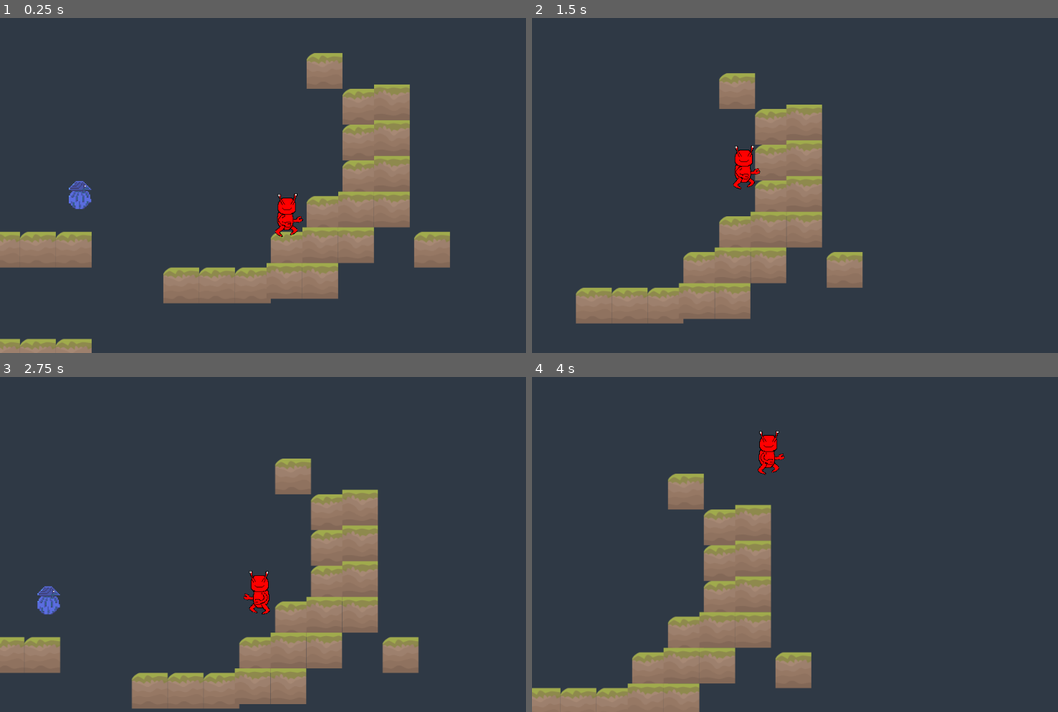
Above: before the commit, frames 1-4 (two rows, left to right).
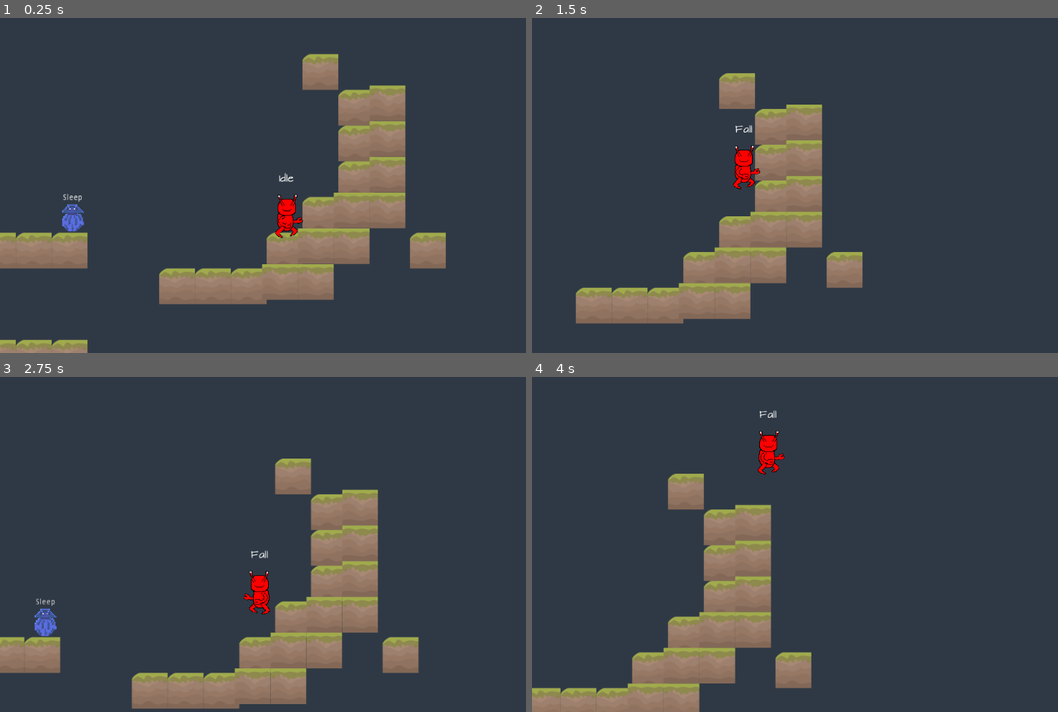
Above: after the commit, the same moments.

Repository: Alhrath/babelito
Game: Godot game, scene res://src/level/0.tscn
Two runs of this game, one before a commit and one after it. Both use one fixed random seed, a clock stepped at 60 frames per second and the inputs below. The engine's default icon, where the game draws it, is replaced by a stand-in: a white triangle on a blue panel in a dark square.
Inputs:
- Up to frame 1 (0.25 s): no input
- Up to frame 2 (1.5 s): hold F (throw) 0.53-1.28 s; hold D (move_right) from 0.53 s (still down); tap W (jump) at 0.77, 0.8, 1.07, 1.35 s
- Up to frame 3 (2.75 s): tap W (jump) at 1.52, 1.82, 2.3 s; tap F (throw) at 1.55 s; release D (move_right) at 2.03 s; hold A (move_left) from 2.03 s (still down); hold F (throw) from 2.03 s (still down)
- Up to frame 4 (4 s): release A (move_left) at 2.78 s; release F (throw) at 2.78 s; hold D (move_right) from 2.78 s (still down); tap F (throw) at 2.85 s; tap W (jump) at 3.02, 3.32 s; hold W (jump) from 3.53 s (still down)

The runs differ from the first frame. In frame 1, 4.1% of the frame differs, in the area x 0-86%, y 10-100%; in frame 2, less than 0.1%; in frame 3, 0.6%; in frame 4, less than 0.1%.

Commit message:
Corrections + State-text
Addition of State text and corrections for different signals/camera settings/etc.

Diff:
--- /dev/null
+++ b/Babelito/src/asset/font/architect-s-daughter/ArchitectsDaughter32.tres
@@ -0,0 +1,6 @@
+[gd_resource type="DynamicFont" load_steps=2 format=2]
+
+[ext_resource path="res://src/asset/font/architect-s-daughter/ArchitectsDaughter.ttf" type="DynamicFontData" id=1]
+
+[resource]
+font_data = ExtResource( 1 )
--- a/Babelito/src/engine/singleton/StateMachine.gd
+++ b/Babelito/src/engine/singleton/StateMachine.gd
@@ -1,6 +1,8 @@
 extends Node
 
 class_name StateMachine
+
+signal state_changed(new_state, old_state)
 
 var state = null setget set_state
 var previous_state = null
@@ -8,7 +10,9 @@
 
 onready var parent = get_parent()
 
+
 func _physics_process(delta):
+
 	if state != null:
 		_state_logic(delta)
 		var transition = _get_transition(delta)
@@ -31,10 +35,13 @@
 	previous_state = state
 	state = new_state
 
+
 	if previous_state != null:
 		_exit_state(previous_state, new_state)
 	if new_state != null:
 		_enter_state(new_state, previous_state)
 
+	emit_signal("state_changed", new_state, previous_state)
+
 func add_state(state_name):
 	states[state_name] = states.size()
--- a/Babelito/src/entity/enemy/SleepingBall/SleepingBall.gd
+++ b/Babelito/src/entity/enemy/SleepingBall/SleepingBall.gd
@@ -1,8 +1,13 @@
 extends KinematicBody2D
 
 const SLOPE_STOP_THRESHOLD = 64
+signal health_updated(health)
+############
+signal grounded_updated(is_grounded)
+signal killed()
+############
 
-onready var anim_player = $Body/SleepingBallRig/AnimationPlayer
+onready var anim_sb = $Body/SleepingBallRig/AnimationPlayer
 onready var hitbox = $Hitbox
 onready var effects_animation = $Body/SleepingBallRig/EffectsAnimation
 onready var invulnerability_timer = $InvulnerabilityTimer
@@ -10,7 +15,7 @@
 export (float) var max_health = 100
 onready var health = max_health setget _set_health
 
-var move_speed = 5 * Globals.UNIT_SIZE
+var move_speed = 3 * Globals.UNIT_SIZE
 var velocity = Vector2()
 var move_direction
 
@@ -59,3 +64,28 @@
 
 func _on_InvulnerabilityTimer_timeout():
 	effects_animation.play("sleepingballrest")
+###############
+func _should_turn():
+	pass
+func _should_chase():
+	pass
+func _should_sleep():
+	pass
+func turn():
+	pass
+func _chase_player():
+	move_local_x(get_node("../Player").position, move_speed)
+func _stop():
+	pass
+func _apply_velocity():
+	pass
+#	move_direction = -(Vector2(move_speed,0)) + (Vector2(-move_speed,0))
+#	velocity.x = lerp(velocity.x, move_speed * move_direction, _get_h_weight())
+#	if move_direction != 0:
+#		$Body.scale.x = move_direction
+func _should_attack():
+	pass
+func attack():
+	pass
+func _get_h_weight():
+	return 0.2 if is_grounded else 0.1
--- a/Babelito/src/entity/enemy/SleepingBall/SleepingBall.tscn
+++ b/Babelito/src/entity/enemy/SleepingBall/SleepingBall.tscn
@@ -1,8 +1,9 @@
-[gd_scene load_steps=6 format=2]
+[gd_scene load_steps=8 format=2]
 
 [ext_resource path="res://src/entity/enemy/SleepingBall/SleepingBall.gd" type="Script" id=1]
 [ext_resource path="res://src/entity/enemy/SleepingBall/SleepingBallRig.tscn" type="PackedScene" id=2]
 [ext_resource path="res://src/entity/player/Hitbox.gd" type="Script" id=3]
+[ext_resource path="res://src/entity/enemy/SleepingBall/SleepingBallSM.gd" type="Script" id=4]
 
 [sub_resource type="CapsuleShape2D" id=1]
 radius = 21.1896
@@ -11,12 +12,16 @@
 [sub_resource type="RectangleShape2D" id=2]
 extents = Vector2( 10.8787, 24.1626 )
 
+[sub_resource type="CircleShape2D" id=3]
+radius = 342.037
+
 [node name="SleepingBall" type="KinematicBody2D"]
 collision_layer = 0
 collision_mask = 3
 script = ExtResource( 1 )
 
 [node name="StateMachine" type="Node" parent="."]
+script = ExtResource( 4 )
 
 [node name="Body" type="Node2D" parent="."]
 
@@ -44,4 +49,25 @@
 __meta__ = {
 "_edit_lock_": true
 }
+
+[node name="DetectionArea" type="Area2D" parent="."]
+__meta__ = {
+"_edit_lock_": true
+}
+
+[node name="CollisionShape2D" type="CollisionShape2D" parent="DetectionArea"]
+shape = SubResource( 3 )
+
+[node name="StateLabel" type="Label" parent="."]
+margin_left = -20.0
+margin_top = -40.0
+margin_right = 20.0
+margin_bottom = -26.0
+text = "XXX"
+align = 1
+valign = 1
+autowrap = true
+__meta__ = {
+"_edit_use_anchors_": false
+}
 [connection signal="timeout" from="InvulnerabilityTimer" to="." method="_on_InvulnerabilityTimer_timeout"]
--- a/Babelito/src/entity/enemy/SleepingBall/SleepingBallFlash.tres
+++ /dev/null
@@ -1,18 +0,0 @@
-[gd_resource type="Animation" format=2]
-
-[resource]
-resource_name = "sleepingballflash"
-length = 0.2
-loop = true
-tracks/0/type = "value"
-tracks/0/path = NodePath(".:visible")
-tracks/0/interp = 1
-tracks/0/loop_wrap = true
-tracks/0/imported = false
-tracks/0/enabled = true
-tracks/0/keys = {
-"times": PoolRealArray( 0, 0.1, 0.2 ),
-"transitions": PoolRealArray( 1, 1, 1 ),
-"update": 1,
-"values": [ true, false, true ]
-}
--- a/Babelito/src/entity/enemy/SleepingBall/SleepingBallRig.tscn
+++ b/Babelito/src/entity/enemy/SleepingBall/SleepingBallRig.tscn
@@ -2,9 +2,6 @@
 
 [ext_resource path="res://src/entity/enemy/SleepingBall/attack.png" type="Texture" id=1]
 [ext_resource path="res://src/entity/enemy/SleepingBall/boule-walkDLUR.png" type="Texture" id=2]
-[ext_resource path="res://src/entity/enemy/SleepingBall/SleepingBalldamage.tres" type="Animation" id=3]
-[ext_resource path="res://src/entity/enemy/SleepingBall/SleepingBallFlash.tres" type="Animation" id=4]
-[ext_resource path="res://src/entity/enemy/SleepingBall/sleepingballrest.tres" type="Animation" id=5]
 
 [sub_resource type="Animation" id=1]
 resource_name = "attack"
@@ -218,10 +215,10 @@
 tracks/0/imported = false
 tracks/0/enabled = true
 tracks/0/keys = {
-"times": PoolRealArray( 0, 0.5 ),
-"transitions": PoolRealArray( 1, 1 ),
-"update": 1,
-"values": [ 13, 14 ]
+"times": PoolRealArray( 0 ),
+"transitions": PoolRealArray( 1 ),
+"update": 1,
+"values": [ 13 ]
 }
 tracks/1/type = "value"
 tracks/1/path = NodePath("Ball:scale")
@@ -232,8 +229,8 @@
 tracks/1/keys = {
 "times": PoolRealArray( 0, 0.5, 1 ),
 "transitions": PoolRealArray( 1, 1, 1 ),
-"update": 1,
-"values": [ Vector2( 2, 2 ), Vector2( 1.75, 1.75 ), Vector2( 2, 2 ) ]
+"update": 0,
+"values": [ Vector2( 2, 2 ), Vector2( 1.9, 1.9 ), Vector2( 2, 2 ) ]
 }
 tracks/2/type = "value"
 tracks/2/path = NodePath("Ball:position")
@@ -242,10 +239,10 @@
 tracks/2/imported = false
 tracks/2/enabled = true
 tracks/2/keys = {
-"times": PoolRealArray( 0, 0.5 ),
-"transitions": PoolRealArray( 1, 1 ),
-"update": 1,
-"values": [ Vector2( 0, 0 ), Vector2( 0, -3 ) ]
+"times": PoolRealArray( 0 ),
+"transitions": PoolRealArray( 1 ),
+"update": 1,
+"values": [ Vector2( 0, 0 ) ]
 }
 tracks/3/type = "value"
 tracks/3/path = NodePath("Attack2:visible")
@@ -272,14 +269,101 @@
 "values": [ false ]
 }
 
+[sub_resource type="Animation" id=4]
+resource_name = "sleepingballdamage"
+length = 0.2
+loop = true
+tracks/0/type = "value"
+tracks/0/path = NodePath(".:visible")
+tracks/0/interp = 1
+tracks/0/loop_wrap = true
+tracks/0/imported = false
+tracks/0/enabled = true
+tracks/0/keys = {
+"times": PoolRealArray( 0, 0.2 ),
+"transitions": PoolRealArray( 1, 1 ),
+"update": 1,
+"values": [ true, true ]
+}
+tracks/1/type = "value"
+tracks/1/path = NodePath(".:modulate")
+tracks/1/interp = 1
+tracks/1/loop_wrap = true
+tracks/1/imported = false
+tracks/1/enabled = true
+tracks/1/keys = {
+"times": PoolRealArray( 0, 0.1, 0.2 ),
+"transitions": PoolRealArray( 1, 1, 1 ),
+"update": 0,
+"values": [ Color( 1, 1, 1, 1 ), Color( 1, 0.313726, 0.313726, 1 ), Color( 1, 1, 1, 1 ) ]
+}
+
+[sub_resource type="Animation" id=5]
+resource_name = "sleepingballflash"
+length = 0.2
+loop = true
+tracks/0/type = "value"
+tracks/0/path = NodePath(".:visible")
+tracks/0/interp = 1
+tracks/0/loop_wrap = true
+tracks/0/imported = false
+tracks/0/enabled = true
+tracks/0/keys = {
+"times": PoolRealArray( 0, 0.1, 0.2 ),
+"transitions": PoolRealArray( 1, 1, 1 ),
+"update": 1,
+"values": [ true, false, true ]
+}
+tracks/1/type = "value"
+tracks/1/path = NodePath(".:modulate")
+tracks/1/interp = 1
+tracks/1/loop_wrap = true
+tracks/1/imported = false
+tracks/1/enabled = true
+tracks/1/keys = {
+"times": PoolRealArray( 0, 0.2 ),
+"transitions": PoolRealArray( 1, 1 ),
+"update": 0,
+"values": [ Color( 1, 1, 1, 1 ), Color( 1, 1, 1, 1 ) ]
+}
+
+[sub_resource type="Animation" id=6]
+resource_name = "sleepingballrest"
+length = 0.2
+loop = true
+tracks/0/type = "value"
+tracks/0/path = NodePath(".:visible")
+tracks/0/interp = 1
+tracks/0/loop_wrap = true
+tracks/0/imported = false
+tracks/0/enabled = true
+tracks/0/keys = {
+"times": PoolRealArray( 0 ),
+"transitions": PoolRealArray( 1 ),
+"update": 1,
+"values": [ true ]
+}
+tracks/1/type = "value"
+tracks/1/path = NodePath(".:modulate")
+tracks/1/interp = 1
+tracks/1/loop_wrap = true
+tracks/1/imported = false
+tracks/1/enabled = true
+tracks/1/keys = {
+"times": PoolRealArray( 0 ),
+"transitions": PoolRealArray( 1 ),
+"update": 0,
+"values": [ Color( 1, 1, 1, 1 ) ]
+}
+
 [node name="SleepingBallRig" type="Node2D"]
 
 [node name="Ball" type="Sprite" parent="."]
-scale = Vector2( 2, 2 )
+scale = Vector2( 1.91114, 1.91114 )
 texture = ExtResource( 2 )
 vframes = 3
 hframes = 9
-frame = 19
+frame = 13
 
 [node name="AnimationPlayer" type="AnimationPlayer" parent="."]
 anims/attack = SubResource( 1 )
@@ -303,6 +387,6 @@
 frame = 2
 
 [node name="EffectsAnimation" type="AnimationPlayer" parent="."]
-anims/sleepingballdamage = ExtResource( 3 )
-anims/sleepingballflash = ExtResource( 4 )
-anims/sleepingballrest = ExtResource( 5 )
+anims/sleepingballdamage = SubResource( 4 )
+anims/sleepingballflash = SubResource( 5 )
+anims/sleepingballrest = SubResource( 6 )
--- a/Babelito/src/entity/enemy/SleepingBall/SleepingBallSM.gd
+++ b/Babelito/src/entity/enemy/SleepingBall/SleepingBallSM.gd
@@ -1,4 +1,4 @@
-extends StateMachine
+extends "res://src/engine/singleton/StateMachine.gd"
 
 
 func _ready():
@@ -40,14 +40,21 @@
 	return null
 
 func _enter_state(new_state, old_state):
+	parent.get_node("StateLabel").text = states.keys()[new_state].capitalize()
 	match new_state:
 		states.sleep:
-			parent.animation_player.play("rest")
+			parent.anim_sb.play("rest")
 		states.chase:
-			parent.animation_player.play("chase")
+			parent.anim_sb.play("chase")
 		states.attack:
-			parent.animation_player.play("attack")
+			parent.anim_sb.play("attack")
 			parent.attack()
 
 func _exit_state(old_state, new_state):
 	pass
+##########################################
+func _on_DetectionArea_area_entered(area):
+	parent._physics_process(true) # Replace with function body.
+
+func _on_DetectionArea_area_exited(area):
+	parent._physics_process(false)
--- a/Babelito/src/entity/enemy/SleepingBall/SleepingBalldamage.tres
+++ /dev/null
@@ -1,30 +0,0 @@
-[gd_resource type="Animation" format=2]
-
-[resource]
-resource_name = "sleepingballdamage"
-length = 0.2
-loop = true
-tracks/0/type = "value"
-tracks/0/path = NodePath(".:modulate")
-tracks/0/interp = 1
-tracks/0/loop_wrap = true
-tracks/0/imported = false
-tracks/0/enabled = true
-tracks/0/keys = {
-"times": PoolRealArray( 0, 0.1, 0.2 ),
-"transitions": PoolRealArray( 1, 1, 1 ),
-"update": 1,
-"values": [ Color( 1, 1, 1, 1 ), Color( 1, 0.14902, 0.14902, 1 ), Color( 1, 1, 1, 1 ) ]
-}
-tracks/1/type = "value"
-tracks/1/path = NodePath(".:visible")
-tracks/1/interp = 1
-tracks/1/loop_wrap = true
-tracks/1/imported = false
-tracks/1/enabled = true
-tracks/1/keys = {
-"times": PoolRealArray( 0 ),
-"transitions": PoolRealArray( 1 ),
-"update": 1,
-"values": [ true ]
-}
--- a/Babelito/src/entity/enemy/SleepingBall/sleepingballrest.tres
+++ /dev/null
@@ -1,41 +0,0 @@
-[gd_resource type="Animation" format=2]
-
-[resource]
-resource_name = "rest"
-length = 0.2
-tracks/0/type = "value"
-tracks/0/path = NodePath(".:visible")
-tracks/0/interp = 1
-tracks/0/loop_wrap = true
-tracks/0/imported = false
-tracks/0/enabled = true
-tracks/0/keys = {
-"times": PoolRealArray( 0 ),
-"transitions": PoolRealArray( 1 ),
-"update": 1,
-"values": [ true ]
-}
-tracks/1/type = "value"
-tracks/1/path = NodePath(".:modulate")
-tracks/1/interp = 1
-tracks/1/loop_wrap = true
-tracks/1/imported = false
-tracks/1/enabled = true
-tracks/1/keys = {
-"times": PoolRealArray( 0 ),
-"transitions": PoolRealArray( 1 ),
-"update": 0,
-"values": [ Color( 1, 1, 1, 1 ) ]
-}
-tracks/2/type = "value"
-tracks/2/path = NodePath("Torso/Head:scale")
-tracks/2/interp = 1
-tracks/2/loop_wrap = true
-tracks/2/imported = false
-tracks/2/enabled = true
-tracks/2/keys = {
-"times": PoolRealArray( 0, 0.2 ),
-"transitions": PoolRealArray( 1, 1 ),
-"update": 0,
-"values": [ Vector2( 1, 1 ), Vector2( 1.1, 1.1 ) ]
-}
--- a/Babelito/src/entity/player/PlayerRig.tscn
+++ b/Babelito/src/entity/player/PlayerRig.tscn
@@ -1,10 +1,7 @@
 [gd_scene load_steps=13 format=2]
 
 [ext_resource path="res://src/entity/player/craby.png" type="Texture" id=1]
-[ext_resource path="res://src/entity/player/playerdamage.tres" type="Animation" id=2]
 [ext_resource path="res://src/entity/player/PlayerRig.gd" type="Script" id=3]
-[ext_resource path="res://src/entity/enemy/SleepingBall/SleepingBallFlash.tres" type="Animation" id=4]
-[ext_resource path="res://src/entity/enemy/SleepingBall/sleepingballrest.tres" type="Animation" id=5]
 
 [sub_resource type="GDScript" id=1]
 
@@ -1239,6 +1236,93 @@
 "values": [ Vector2( 11.2638, 0.695968 ), Vector2( 32.3769, 25.3765 ) ]
 }
 
+[sub_resource type="Animation" id=8]
+resource_name = "playerdamage"
+length = 0.2
+loop = true
+tracks/0/type = "value"
+tracks/0/path = NodePath(".:visible")
+tracks/0/interp = 1
+tracks/0/loop_wrap = true
+tracks/0/imported = false
+tracks/0/enabled = true
+tracks/0/keys = {
+"times": PoolRealArray( 0, 0.2 ),
+"transitions": PoolRealArray( 1, 1 ),
+"update": 1,
+"values": [ true, true ]
+}
+tracks/1/type = "value"
+tracks/1/path = NodePath(".:modulate")
+tracks/1/interp = 1
+tracks/1/loop_wrap = true
+tracks/1/imported = false
+tracks/1/enabled = true
+tracks/1/keys = {
+"times": PoolRealArray( 0, 0.1, 0.2 ),
+"transitions": PoolRealArray( 1, 1, 1 ),
+"update": 0,
+"values": [ Color( 1, 1, 1, 1 ), Color( 0.168627, 0.215686, 0.956863, 1 ), Color( 1, 1, 1, 1 ) ]
+}
+
+[sub_resource type="Animation" id=9]
+resource_name = "playerflash"
+length = 0.2
+loop = true
+tracks/0/type = "value"
+tracks/0/path = NodePath(".:visible")
+tracks/0/interp = 1
+tracks/0/loop_wrap = true
+tracks/0/imported = false
+tracks/0/enabled = true
+tracks/0/keys = {
+"times": PoolRealArray( 0, 0.1, 0.2 ),
+"transitions": PoolRealArray( 1, 1, 1 ),
+"update": 1,
+"values": [ true, false, true ]
+}
+tracks/1/type = "value"
+tracks/1/path = NodePath(".:modulate")
+tracks/1/interp = 1
+tracks/1/loop_wrap = true
+tracks/1/imported = false
+tracks/1/enabled = true
+tracks/1/keys = {
+"times": PoolRealArray( 0 ),
+"transitions": PoolRealArray( 1 ),
+"update": 0,
+"values": [ Color( 1, 1, 1, 1 ) ]
+}
+
+[sub_resource type="Animation" id=10]
+resource_name = "playerrest"
+length = 0.2
+loop = true
+tracks/0/type = "value"
+tracks/0/path = NodePath(".:modulate")
+tracks/0/interp = 1
+tracks/0/loop_wrap = true
+tracks/0/imported = false
+tracks/0/enabled = true
+tracks/0/keys = {
+"times": PoolRealArray( 0 ),
+"transitions": PoolRealArray( 1 ),
+"update": 0,
+"values": [ Color( 1, 1, 1, 1 ) ]
+}
+tracks/1/type = "value"
+tracks/1/path = NodePath(".:visible")
+tracks/1/interp = 1
+tracks/1/loop_wrap = true
+tracks/1/imported = false
+tracks/1/enabled = true
+tracks/1/keys = {
+"times": PoolRealArray( 0 ),
+"transitions": PoolRealArray( 1 ),
+"update": 1,
+"values": [ true ]
+}
+
 [node name="PlayerRig" type="Node2D"]
 script = ExtResource( 3 )
 
@@ -1309,6 +1393,6 @@
 anims/throw = SubResource( 7 )
 
 [node name="EffectsAnimation" type="AnimationPlayer" parent="."]
-anims/damage = ExtResource( 2 )
-anims/flash = ExtResource( 4 )
-anims/rest = ExtResource( 5 )
+anims/playerdamage = SubResource( 8 )
+anims/playerflash = SubResource( 9 )
+anims/playerrest = SubResource( 10 )
--- a/Babelito/src/entity/player/PlayerStatemachine.gd
+++ b/Babelito/src/entity/player/PlayerStatemachine.gd
@@ -1,6 +1,7 @@
 extends "res://src/engine/singleton/StateMachine.gd"
 
 func _ready():
+
 	add_state("idle")
 	add_state("run")
 	add_state("jump")
@@ -16,13 +17,12 @@
 	parent._apply_gravity(delta)
 	parent._apply_movement()
 
-
 func _input(event):
 	if state == states.idle || state == states.run:
 		if event.is_action_pressed("throw"):
 			set_state(states.throw_godot)
 
-		if event.is_action_pressed("jump"): #&& parent.is_on_floor():  #single jump
+		if event.is_action_pressed("jump"):
 
 			if Input.is_action_pressed("down"):
 				if parent._check_is_grounded(parent.drop_thru_raycasts):
@@ -40,7 +40,6 @@
 
 
 func _get_transition(delta):
-
 	match state:
 		states.idle:
 			if !parent.is_on_floor():
@@ -85,19 +84,26 @@
 					return states.fall
 			else:
 				return states.throw_godot
+		states.dead:
+			_physics_process(false)
 
 	return null
 
 func _enter_state(new_state, old_state):
+	parent.get_node("StateLabel").text = states.keys()[new_state].capitalize()
 	match new_state:
 		states.idle:
 			parent.anim_player.play("idle")
+
 		states.run:
 			parent.anim_player.play("run")
+
 		states.jump:
 			parent.anim_player.play("jump")
+
 		states.fall:
 			parent.anim_player.play("fall")
+
 		states.throw_godot:
 			parent.velocity = Vector2.ZERO
 			parent.anim_player.play("throw", 0)
--- a/Babelito/src/entity/player/player.gd
+++ b/Babelito/src/entity/player/player.gd
@@ -38,6 +38,7 @@
 
 onready var invulnerability_timer = $InvulnerabilityTimer
 onready var effects_animation = $Body/PlayerRig/EffectsAnimation
+
 
 func _ready():
 
@@ -111,8 +112,8 @@
 	if invulnerability_timer.is_stopped():
 		invulnerability_timer.start()
 		_set_health(health - damage_amount)
-		effects_animation.play("damage")
-		effects_animation.queue("flash")
+		effects_animation.play("playerdamage")
+		effects_animation.queue("playerflash")
 
 func kill():
 	print("KILLED")
@@ -124,7 +125,7 @@
 		emit_signal("health_updated", health)
 		if health == 0:
 			kill()
-			emit_signal("killed")
+			#emit_signal("killed")
 
 func _on_InvulnerabilityTimer_timeout():
-	effects_animation.play("rest")
+	effects_animation.play("playerrest")
--- a/Babelito/src/entity/player/player.tscn
+++ b/Babelito/src/entity/player/player.tscn
@@ -1,10 +1,11 @@
-[gd_scene load_steps=9 format=2]
+[gd_scene load_steps=10 format=2]
 
 [ext_resource path="res://src/entity/player/PlayerRig.tscn" type="PackedScene" id=1]
 [ext_resource path="res://src/entity/player/Player.gd" type="Script" id=2]
 [ext_resource path="res://src/entity/player/Camera2D.gd" type="Script" id=3]
 [ext_resource path="res://src/entity/player/PlayerStatemachine.gd" type="Script" id=4]
 [ext_resource path="res://src/entity/player/Hitbox.gd" type="Script" id=5]
+[ext_resource path="res://src/asset/font/architect-s-daughter/ArchitectsDaughter32.tres" type="DynamicFont" id=6]
 
 [sub_resource type="RectangleShape2D" id=1]
 extents = Vector2( 13.3443, 31.0938 )
@@ -62,6 +63,9 @@
 
 [node name="Raycasts" type="Node2D" parent="."]
 light_mask = 3
+__meta__ = {
+"_edit_lock_": true
+}
 
 [node name="RayCast2D" type="RayCast2D" parent="Raycasts"]
 position = Vector2( 12.6031, 22.3449 )
@@ -92,6 +96,9 @@
 
 [node name="DropThruRaycasts" type="Node2D" parent="."]
 light_mask = 3
+__meta__ = {
+"_edit_lock_": true
+}
 
 [node name="RayCast2D" type="RayCast2D" parent="DropThruRaycasts"]
 position = Vector2( 12.5955, 22.3268 )
@@ -134,6 +141,9 @@
 collision_layer = 0
 collision_mask = 2147483680
 script = ExtResource( 5 )
+__meta__ = {
+"_edit_lock_": true
+}
 
 [node name="CollisionShape2D" type="CollisionShape2D" parent="Hitbox"]
 position = Vector2( 1.10577, -11.2308 )
@@ -145,6 +155,22 @@
 [node name="InvulnerabilityTimer" type="Timer" parent="."]
 wait_time = 0.8
 one_shot = true
+
+[node name="StateLabel" type="Label" parent="."]
+anchor_right = 2.0
+margin_left = -40.0
+margin_top = -100.0
+margin_right = 40.0
+margin_bottom = -50.0
+custom_fonts/font = ExtResource( 6 )
+text = "200"
+align = 1
+valign = 1
+autowrap = true
+__meta__ = {
+"_edit_lock_": true,
+"_edit_use_anchors_": false
+}
 [connection signal="grounded_updated" from="." to="Camera2D" method="_on_Player_grounded_updated"]
 [connection signal="throw_item" from="Body/PlayerRig" to="." method="_throw_held_item"]
 [connection signal="body_exited" from="Area2D" to="." method="_on_Area2D_body_exited"]
--- a/Babelito/src/entity/player/playerdamage.tres
+++ /dev/null
@@ -1,30 +0,0 @@
-[gd_resource type="Animation" format=2]
-
-[resource]
-resource_name = "damage"
-length = 0.2
-loop = true
-tracks/0/type = "value"
-tracks/0/path = NodePath(".:modulate")
-tracks/0/interp = 1
-tracks/0/loop_wrap = true
-tracks/0/imported = false
-tracks/0/enabled = true
-tracks/0/keys = {
-"times": PoolRealArray( 0, 0.1, 0.2 ),
-"transitions": PoolRealArray( 1, 1, 1 ),
-"update": 1,
-"values": [ Color( 1, 1, 1, 1 ), Color( 0.0666667, 0.14902, 0.372549, 1 ), Color( 1, 1, 1, 1 ) ]
-}
-tracks/1/type = "value"
-tracks/1/path = NodePath(".:visible")
-tracks/1/interp = 1
-tracks/1/loop_wrap = true
-tracks/1/imported = false
-tracks/1/enabled = true
-tracks/1/keys = {
-"times": PoolRealArray( 0 ),
-"transitions": PoolRealArray( 1 ),
-"update": 1,
-"values": [ true ]
-}
--- a/Babelito/src/entity/player/playerflash.tres
+++ /dev/null
@@ -1,18 +0,0 @@
-[gd_resource type="Animation" format=2]
-
-[resource]
-resource_name = "flash"
-length = 0.2
-loop = true
-tracks/0/type = "value"
-tracks/0/path = NodePath(".:visible")
-tracks/0/interp = 1
-tracks/0/loop_wrap = true
-tracks/0/imported = false
-tracks/0/enabled = true
-tracks/0/keys = {
-"times": PoolRealArray( 0, 0.1, 0.2 ),
-"transitions": PoolRealArray( 1, 1, 1 ),
-"update": 1,
-"values": [ true, false, true ]
-}
--- a/Babelito/src/entity/player/playerrest.tres
+++ /dev/null
@@ -1,41 +0,0 @@
-[gd_resource type="Animation" format=2]
-
-[resource]
-resource_name = "rest"
-length = 0.2
-tracks/0/type = "value"
-tracks/0/path = NodePath(".:visible")
-tracks/0/interp = 1
-tracks/0/loop_wrap = true
-tracks/0/imported = false
-tracks/0/enabled = true
-tracks/0/keys = {
-"times": PoolRealArray( 0 ),
-"transitions": PoolRealArray( 1 ),
-"update": 1,
-"values": [ true ]
-}
-tracks/1/type = "value"
-tracks/1/path = NodePath(".:modulate")
-tracks/1/interp = 1
-tracks/1/loop_wrap = true
-tracks/1/imported = false
-tracks/1/enabled = true
-tracks/1/keys = {
-"times": PoolRealArray( 0 ),
-"transitions": PoolRealArray( 1 ),
-"update": 0,
-"values": [ Color( 1, 1, 1, 1 ) ]
-}
-tracks/2/type = "value"
-tracks/2/path = NodePath("Torso/Head:scale")
-tracks/2/interp = 1
-tracks/2/loop_wrap = true
-tracks/2/imported = false
-tracks/2/enabled = true
-tracks/2/keys = {
-"times": PoolRealArray( 0, 0.2 ),
-"transitions": PoolRealArray( 1, 1 ),
-"update": 0,
-"values": [ Vector2( 1, 1 ), Vector2( 1.1, 1.1 ) ]
-}
--- a/Babelito/src/level/0.tscn
+++ b/Babelito/src/level/0.tscn
@@ -9,7 +9,7 @@
 [node name="Level 0" type="Node2D"]
 
 [node name="Player" parent="." instance=ExtResource( 1 )]
-position = Vector2( 420.166, -739.791 )
+position = Vector2( 427.855, -742.809 )
 
 [node name="TileMap" type="TileMap" parent="."]
 z_index = -2
@@ -38,5 +38,4 @@
 move_to = Vector2( 640, 64 )
 
 [node name="SleepingBall" parent="." instance=ExtResource( 5 )]
-position = Vector2( 51.473, -767.337 )
-max_health = 100.0
+position = Vector2( 46.0908, -730.796 )
Not shown, added: Babelito/src/asset/font/architect-s-daughter/Architects Daughter SIL OFL Font License.txt
Binary file added: Babelito/src/asset/font/architect-s-daughter/ArchitectsDaughter.ttf
